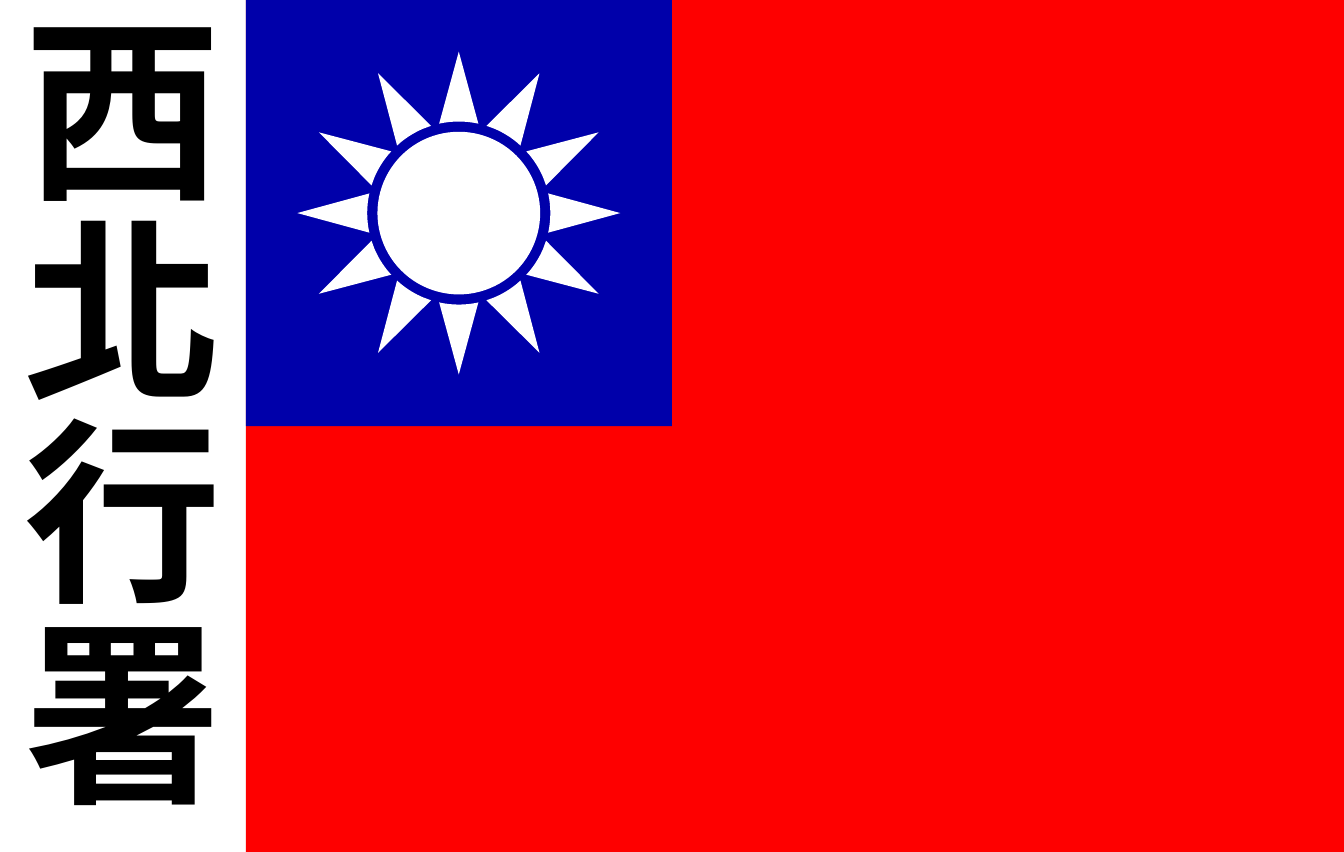
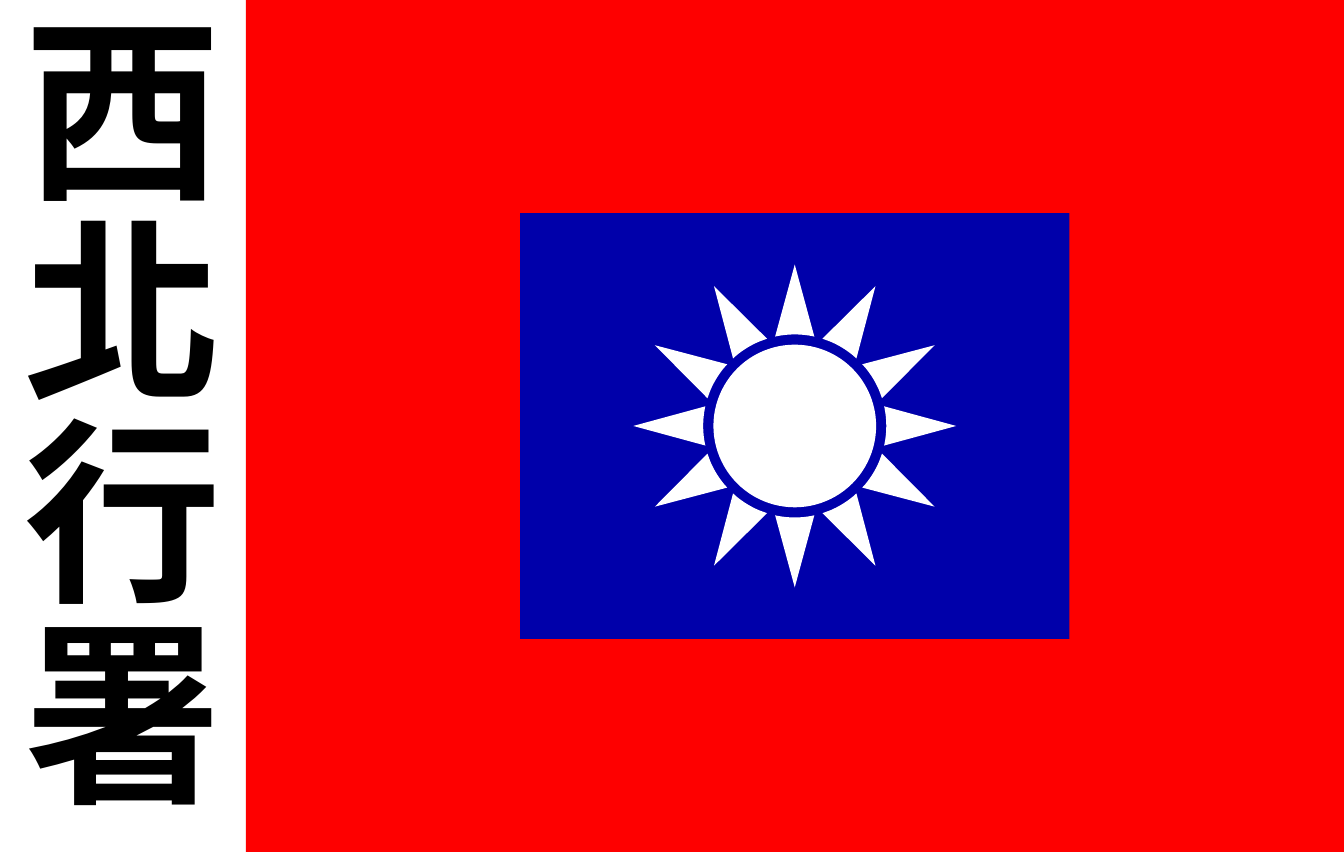
Before and after one commit to PC-DOS/RA2-Maps, a slide deck: slide 8 of HoI4/SCP-EQ-Tools/SCP-EQ-Tools/_SCP-EQ-Tools_assets/CHI_Flag.pptx. Drawn at 1344x852 pixels with LibreOffice and Linux fonts; fonts in the diff are those of the drawing. Boxes give left, top, right and bottom in pixels: in the first picture for what was removed or moved away, otherwise in the second. Text is boxed around its words. In the diff, an @@ line names an element or a change of style, - is before the commit and + after.

```diff
--- a/HoI4/SCP-EQ-Tools/SCP-EQ-Tools/_SCP-EQ-Tools_assets/CHI_Flag.pptx
+++ b/HoI4/SCP-EQ-Tools/SCP-EQ-Tools/_SCP-EQ-Tools_assets/CHI_Flag.pptx
@@ rectangle: place and size @@
-rectangle at [245,0,671,426]
+rectangle at [520,214,1069,640]
@@ freeform shape: place and size @@
-freeform shape at [298,52,620,375]
+freeform shape at [633,265,955,587]
@@ ellipse: place and size @@
-ellipse at [377,132,540,294]
+ellipse at [713,344,876,507]
```
Also in this commit, not shown: 3 other slides changed, 16 other files.
